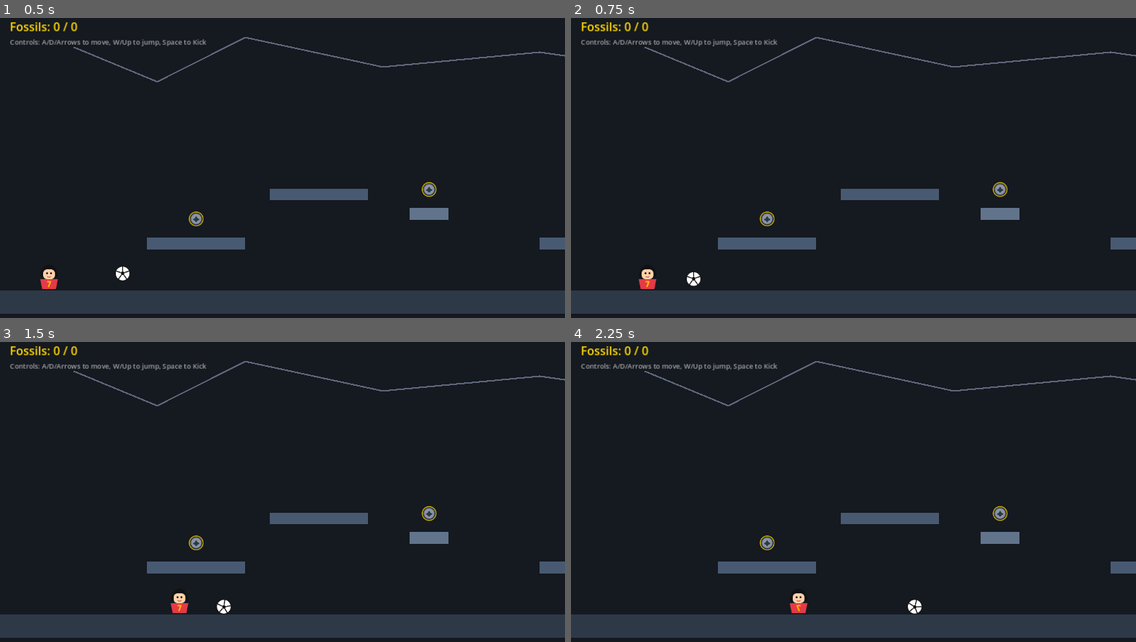
Above: before the commit, frames 1-4 (two rows, left to right).
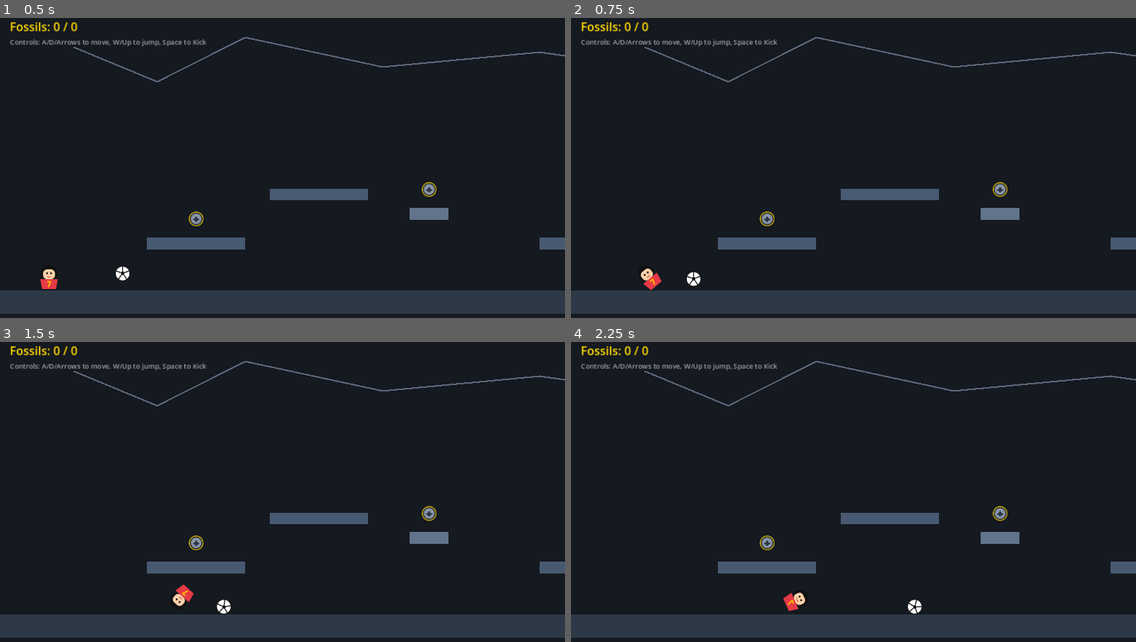
Above: after the commit, the same moments.

Repository: marcosjunqueira/lucas-game
Game: Godot game, scene res://main.tscn
Same seed, same stepped clock (60 frames per second), same inputs: the game is played once before the commit and once after it.
Inputs (mouse positions are in pixels of both pictures, inside the frame that each line leads up to):
- Up to frame 1 (0.5 s): no input
- Up to frame 2 (0.75 s): tap Enter at 0.5 s; move the mouse to (977, 150) at 0.52 s; hold Right (ui_right) from 0.53 s (still down); hold Enter from 0.53 s (still down); click (977, 150) at 0.67 s
- Up to frame 3 (1.5 s): keep holding Right (ui_right); tap Space at 0.77 s; move the mouse to (169, 507) at 1.27 s; release Enter at 1.28 s; tap Enter at 1.35 s
- Up to frame 4 (2.25 s): tap Space at 1.52 s; move the mouse to (910, 420) at 2.02 s; release Right (ui_right) at 2.03 s; hold Left (ui_left) from 2.03 s (still down); hold Enter from 2.03 s (still down)

Frame 1 is identical in both runs. In frame 2, 0.1% of the frame differs, in the area x 12-16%, y 83-91%; in frame 3, 0.2%, in the area x 30-35%, y 80-91%; in frame 4, 0.2%.

Commit message:
Add AI dinosaur opponent and CR7 bicycle kick flip animation

Diff:
--- /dev/null
+++ b/assets/opponent.svg
@@ -0,0 +1,16 @@
+<svg xmlns="http://www.w3.org/2000/svg" width="64" height="64" viewBox="0 0 64 64">
+  <!-- Dino Tail -->
+  <path d="M50,45 Q60,40 55,30 Q45,35 44,40 Z" fill="#48bb78"/>
+  <!-- Dino Legs -->
+  <rect x="22" y="48" width="6" height="12" rx="3" fill="#2f855a"/>
+  <rect x="36" y="48" width="6" height="12" rx="3" fill="#2f855a"/>
+  <!-- Dino Body -->
+  <ellipse cx="32" cy="40" rx="14" ry="10" fill="#38a169"/>
+  <!-- Dino Neck/Head -->
+  <path d="M22,38 Q18,25 22,18 Q32,15 35,22 Q32,28 32,38 Z" fill="#38a169"/>
+  <!-- Dino Eye -->
+  <circle cx="26" cy="20" r="2" fill="#ffffff"/>
+  <circle cx="26" cy="20" r="1" fill="#1a202c"/>
+  <!-- Dino Tiny Arm -->
+  <path d="M30,38 Q22,38 20,42" stroke="#2f855a" stroke-width="4" stroke-linecap="round" fill="none"/>
+</svg>
--- a/main.gd
+++ b/main.gd
@@ -35,9 +35,11 @@
 	win_overlay.visible = true
 	win_label.text = "GOOOOL!!!\nSIUUUUUUU!\n\nYou collected %d of %d fossils!" % [Global.fossils_collected, Global.total_fossils_in_level]
 
-	# Freeze player and ball so they don't slide or glitch after winning
+	# Freeze player, ball, and opponent so they don't slide or glitch after winning
 	$Player.process_mode = Node.PROCESS_MODE_DISABLED
 	$Ball.process_mode = Node.PROCESS_MODE_DISABLED
+	if has_node("Opponent"):
+		$Opponent.process_mode = Node.PROCESS_MODE_DISABLED
 
 	# Position T-Rex at the current screen center of the camera
 	var camera_center = Vector2(576, 450)
--- a/main.tscn
+++ b/main.tscn
@@ -6,6 +6,7 @@
 [ext_resource type="PackedScene" path="res://fossil.tscn" id="4_fossil_scene"]
 [ext_resource type="PackedScene" path="res://goal.tscn" id="5_goal_scene"]
 [ext_resource type="Texture2D" uid="uid://d3x6y8w2p8p3o" path="res://assets/trex_siuuu.svg" id="6_trex_texture"]
+[ext_resource type="PackedScene" path="res://opponent.tscn" id="7_opponent_scene"]
 
 [sub_resource type="RectangleShape2D" id="RectangleShape2D_Floor"]
 size = Vector2(2000, 48)
@@ -144,6 +145,9 @@
 [node name="Player" parent="." instance=ExtResource("2_player_scene")]
 position = Vector2(100, 500)
 
+[node name="Opponent" parent="." instance=ExtResource("7_opponent_scene")]
+position = Vector2(1600, 544)
+
 [node name="Camera2D" type="Camera2D" parent="Player"]
 limit_left = 0
 limit_right = 2000
--- /dev/null
+++ b/opponent.gd
@@ -0,0 +1,53 @@
+extends CharacterBody2D
+
+const SPEED = 160.0
+const DETECT_RADIUS = 350.0
+const PUSH_FORCE = 70.0
+
+var gravity: float = ProjectSettings.get_setting("physics/2d/default_gravity")
+var patrol_left := 1400.0
+var patrol_right := 1780.0
+var patrol_dir := -1
+
+@onready var sprite: Sprite2D = $Sprite2D
+
+func _physics_process(delta: float) -> void:
+	# Add gravity
+	if not is_on_floor():
+		velocity.y += gravity * delta
+
+	# Find the ball in the level
+	var balls = get_tree().get_nodes_in_group("ball")
+	var ball = null
+	if balls.size() > 0:
+		ball = balls[0]
+
+	var target_vel_x = 0.0
+
+	# AI behavior: Chase the ball if it is close, otherwise patrol
+	if ball and global_position.distance_to(ball.global_position) < DETECT_RADIUS:
+		var dir_to_ball = (ball.global_position - global_position).normalized()
+		# Chase the ball horizontally
+		target_vel_x = dir_to_ball.x * SPEED
+		# Face the ball
+		sprite.flip_h = (dir_to_ball.x < 0)
+	else:
+		# Patrol between left and right boundary points near the goal
+		if global_position.x < patrol_left:
+			patrol_dir = 1
+		elif global_position.x > patrol_right:
+			patrol_dir = -1
+		target_vel_x = patrol_dir * (SPEED * 0.7)
+		sprite.flip_h = (patrol_dir < 0)
+
+	velocity.x = move_toward(velocity.x, target_vel_x, SPEED * 6 * delta)
+	move_and_slide()
+
+	# Apply push back force to the ball on contact to defend the goal
+	for i in get_slide_collision_count():
+		var collision = get_slide_collision(i)
+		var collider = collision.get_collider()
+		if collider is RigidBody2D and collider.is_in_group("ball"):
+			# Push the ball specifically to the left (away from the goal)
+			var force_dir = Vector2(-1.0, -0.4).normalized()
+			collider.apply_central_impulse(force_dir * PUSH_FORCE)
--- /dev/null
+++ b/opponent.tscn
@@ -0,0 +1,20 @@
+[gd_scene load_steps=4 format=3 uid="uid://c3x6y8w2p8p3k"]
+
+[ext_resource type="Script" path="res://opponent.gd" id="1_opponent_script"]
+[ext_resource type="Texture2D" uid="uid://d3x6y8w2p8p3p" path="res://assets/opponent.svg" id="2_opponent_texture"]
+
+[sub_resource type="CapsuleShape2D" id="CapsuleShape2D_1"]
+radius = 16.0
+height = 58.0
+
+[node name="Opponent" type="CharacterBody2D" groups=["opponent"]]
+collision_layer = 1
+collision_mask = 1
+script = ExtResource("1_opponent_script")
+
+[node name="Sprite2D" type="Sprite2D" parent="."]
+texture = ExtResource("2_opponent_texture")
+
+[node name="CollisionShape2D" type="CollisionShape2D" parent="."]
+position = Vector2(0, 2)
+shape = SubResource("CapsuleShape2D_1")
--- a/player.gd
+++ b/player.gd
@@ -56,6 +56,16 @@
 		kick_ball()
 
 func kick_ball() -> void:
+	# Prevent spamming spins while already spinning
+	if sprite.rotation != 0.0:
+		return
+
+	# Play bicycle kick animation (360 degrees spin)
+	var spin_dir = -360.0 if sprite.flip_h else 360.0
+	var tween = create_tween()
+	tween.tween_property(sprite, "rotation_degrees", spin_dir, 0.35).set_trans(Tween.TRANS_QUAD).set_ease(Tween.EASE_OUT)
+	tween.tween_property(sprite, "rotation_degrees", 0.0, 0.0)
+
 	var overlapping = kick_area.get_overlapping_bodies()
 	for body in overlapping:
 		if body is RigidBody2D and body.is_in_group("ball"):
@@ -63,8 +73,9 @@
 			var kick_dir = -1.0 if sprite.flip_h else 1.0
 			var impulse = Vector2(kick_dir * KICK_FORCE_X, KICK_FORCE_Y)
 			body.apply_central_impulse(impulse)
-			# Add a temporary visual velocity flash (optional, feels good!)
+			# Add a temporary visual velocity boost
 			body.linear_velocity += impulse * 0.2
+
 
 func respawn() -> void:
 	global_position = initial_position
Not shown, added: assets/ball.svg.import
Not shown, added: assets/cr7.svg.import
Not shown, added: assets/fossil.svg.import
Not shown, added: assets/opponent.svg.import
Not shown, added: assets/trex_siuuu.svg.import
Not shown, added: ball.gd.uid
Not shown, added: fossil.gd.uid
Not shown, added: global.gd.uid
Not shown, added: goal.gd.uid
Not shown, added: icon.svg.import
Not shown, added: main.gd.uid
Not shown, added: opponent.gd.uid
(and 1 more such lines)
